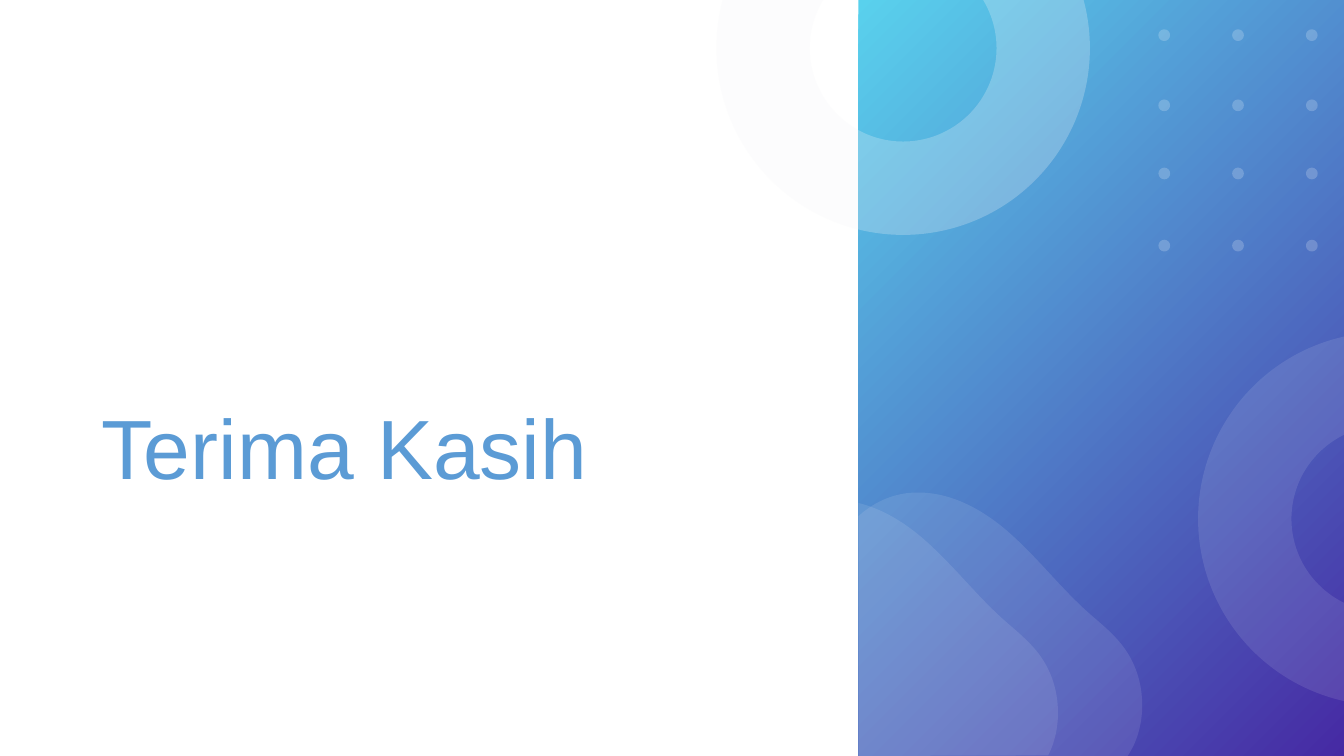
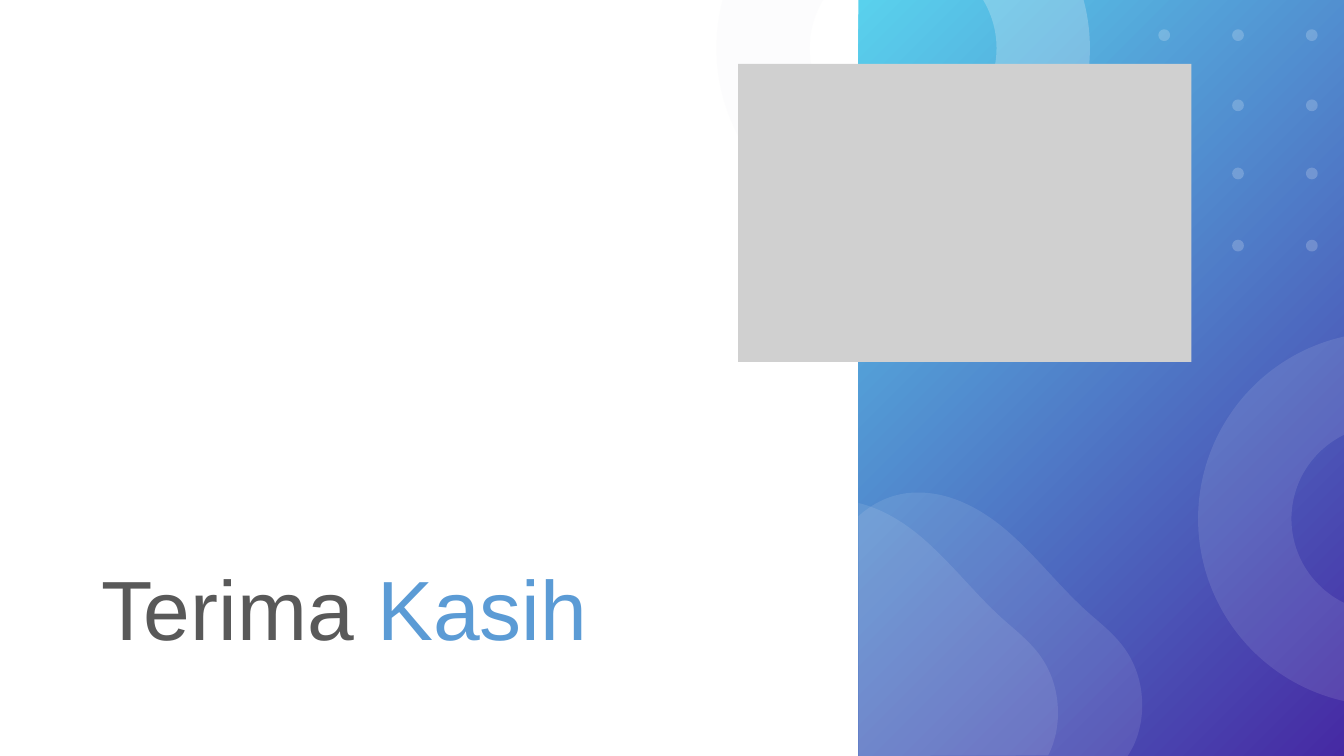
Before and after one commit to wardanacoolant/Tugas-Akhir, a slide deck: slide 46 of Hari-H Sidang/Rancangan Presentasi Skripsi.pptx (slide 43 before the commit). Drawn at 1344x756 pixels with LibreOffice and Linux fonts; fonts in the diff are those of the drawing; grey boxes stand for pictures. Boxes give left, top, right and bottom in pixels: in the first picture for what was removed or moved away, otherwise in the second. Text is boxed around its words. In the diff, an @@ line names an element or a change of style, - is before the commit and + after.

```diff
--- a/Hari-H Sidang/Rancangan Presentasi Skripsi.pptx
+++ b/Hari-H Sidang/Rancangan Presentasi Skripsi.pptx
@@ picture added at (738,64,1192,362) @@
@@ title "Terima Kasih" at (102,579,587,641): text colour #5B9BD5 to #595959 in "Terima" @@
```
Also in this commit, not shown: 31 other slides changed, 7 slides added, 1 slide removed, 6 other files.
